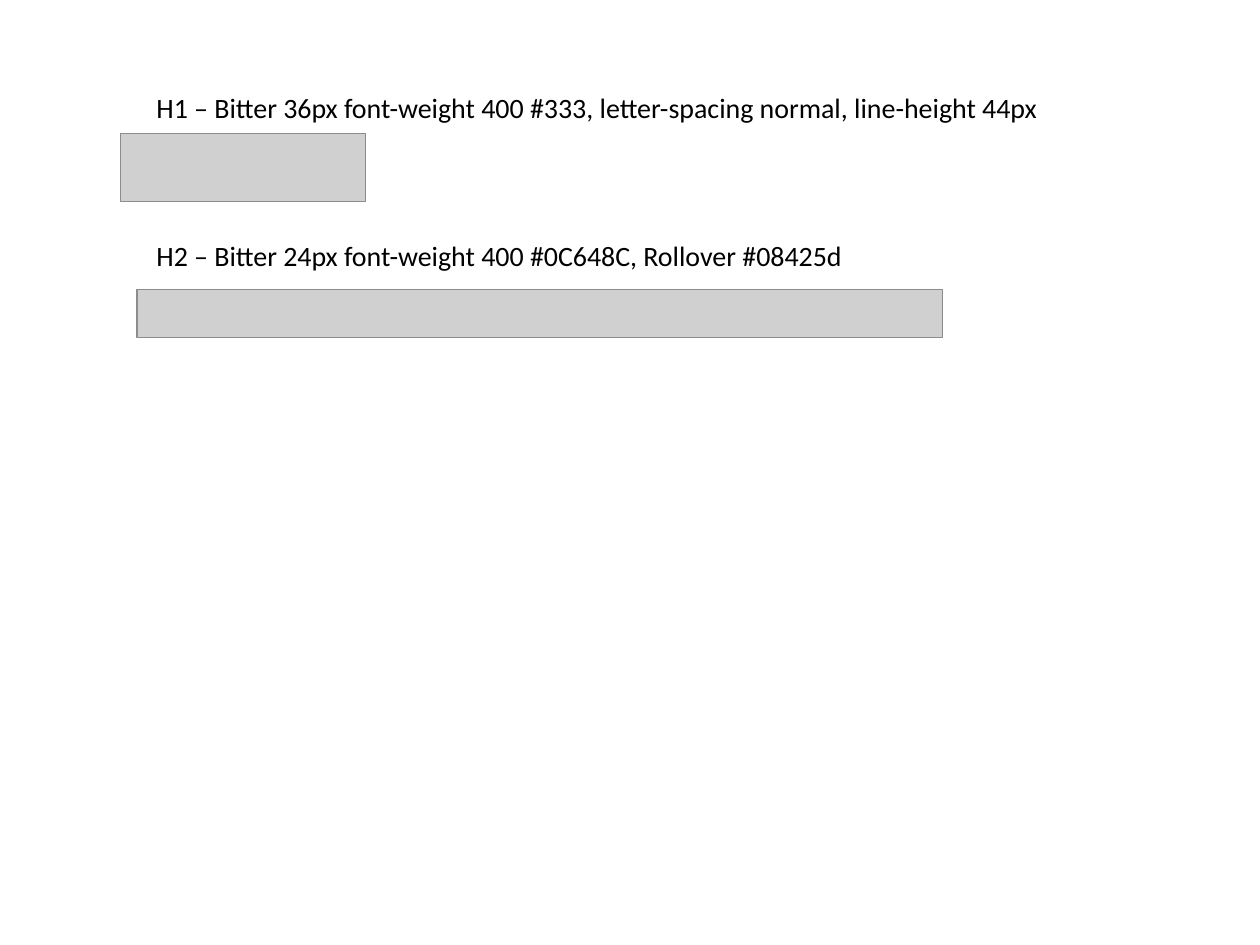
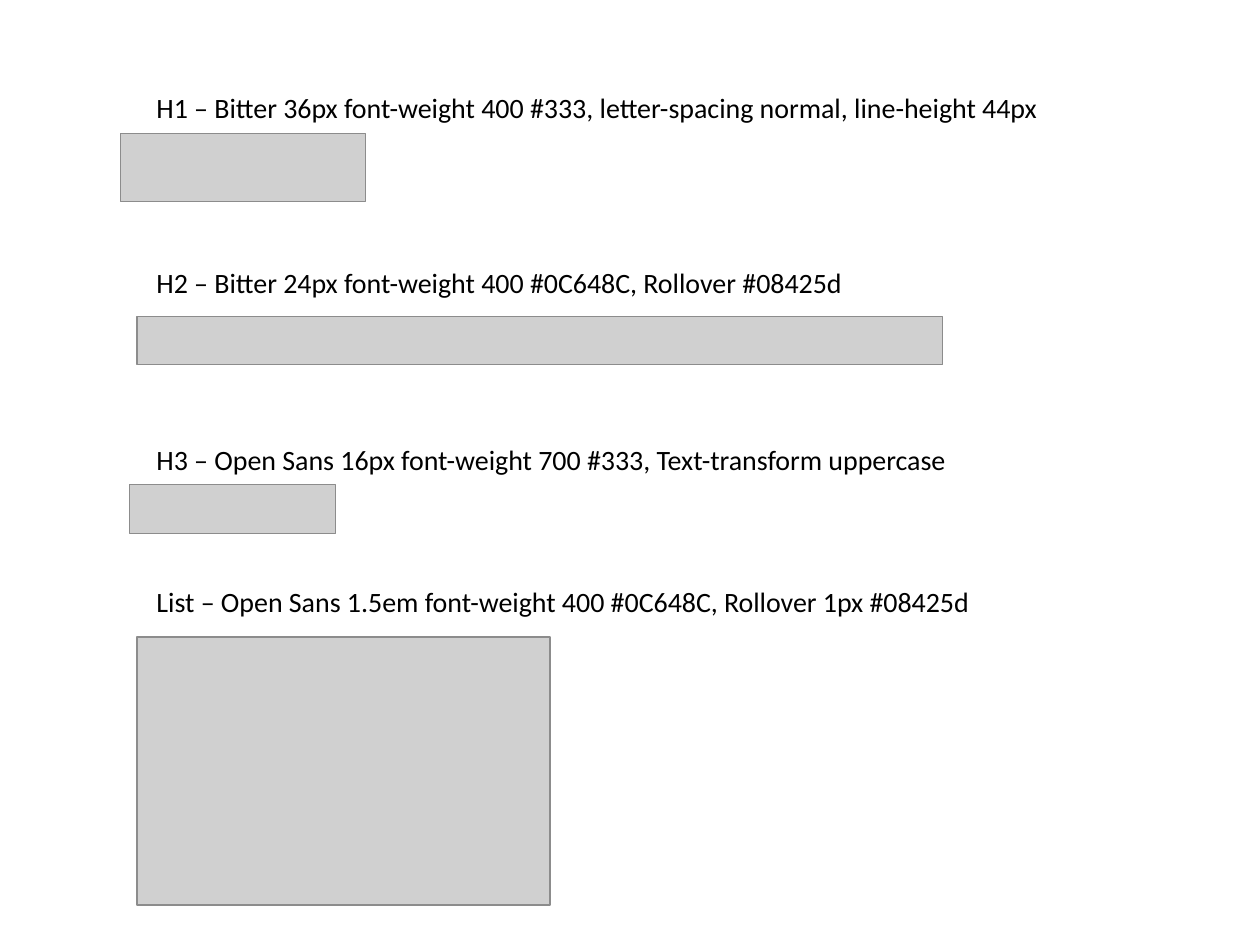
Before and after one commit to CMSgov/HealthCare.gov-Styleguide, a slide deck: slide 27 of style-inventories/LEARN_Style_Audit.pptx. Drawn at 1260x945 pixels with LibreOffice and Linux fonts; fonts in the diff are those of the drawing; grey boxes stand for pictures. Boxes give left, top, right and bottom in pixels: in the first picture for what was removed or moved away, otherwise in the second. Text is boxed around its words. In the diff, an @@ line names an element or a change of style, - is before the commit and + after.

```diff
--- a/style-inventories/LEARN_Style_Audit.pptx
+++ b/style-inventories/LEARN_Style_Audit.pptx
@@ text "H2 – Bitter 24px font-weight ...": place and size @@
-text "H2 – Bitter 24px font-weight ..." at <box>156,246,841,271</box>
+text "H2 – Bitter 24px font-weight ..." at <box>156,273,841,298</box>
@@ picture: place and size @@
-picture at <box>137,290,944,338</box>
+picture at <box>137,316,944,364</box>
@@ text added at <box>156,450,945,475</box>, 16 pt, text #000000 @@
+H3 – Open Sans 16px font-weight 700 #333, Text-transform uppercase
@@ picture added at <box>130,485,335,534</box> @@
@@ text added at <box>156,592,969,617</box>, 16 pt, text #000000 @@
+List – Open Sans 1.5em font-weight 400 #0C648C, Rollover 1px #08425d
@@ picture added at <box>137,636,551,905</box> @@
```
Also in this commit, not shown: 1 other slide changed, 5 slides added.
